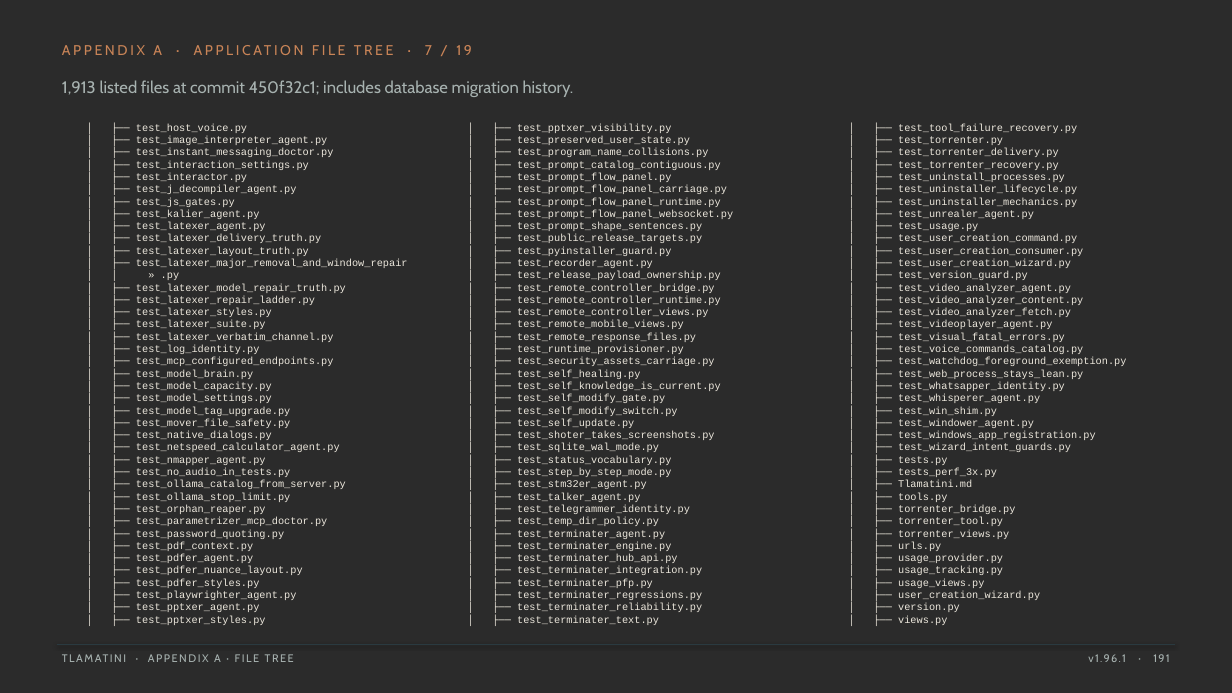
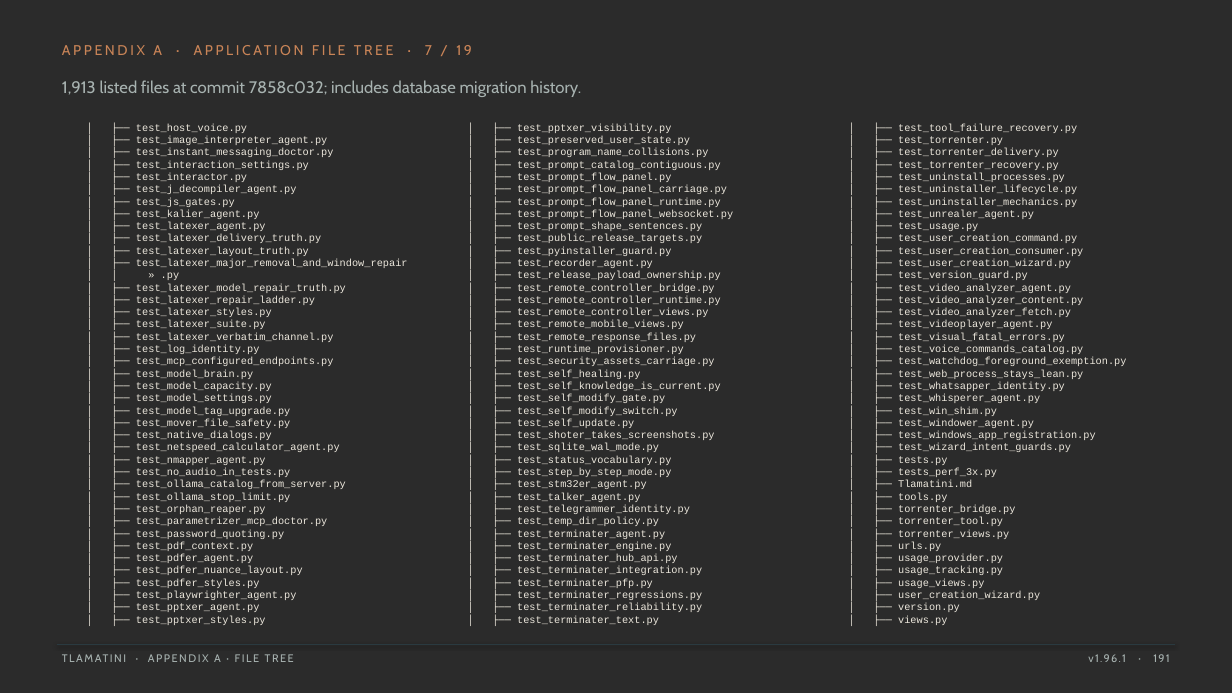
Before and after one commit to XAIHT/Tlamatini, a slide deck: slide 191 of Tlamatini_eXtended_Artificial_Intelligence_Humanly_Tempered.pptx. Drawn at 1232x693 pixels with LibreOffice and Linux fonts; fonts in the diff are those of the drawing; background and template pictures are left out; a plain dark background stands for a picture behind light text. Boxes give left, top, right and bottom in pixels: in the first picture for what was removed or moved away, otherwise in the second. Text is boxed around its words. In the diff, an @@ line names an element or a change of style, - is before the commit and + after.

```diff
--- a/Tlamatini_eXtended_Artificial_Intelligence_Humanly_Tempered.pptx
+++ b/Tlamatini_eXtended_Artificial_Intelligence_Humanly_Tempered.pptx
@@ text at [62,80,581,97]: text changed @@
-1,913 listed files at commit 450f32c1; includes database migration history.
+1,913 listed files at commit 7858c032; includes database migration history.
```
Also in this commit, not shown: 29 other slides changed, 2 other files.
